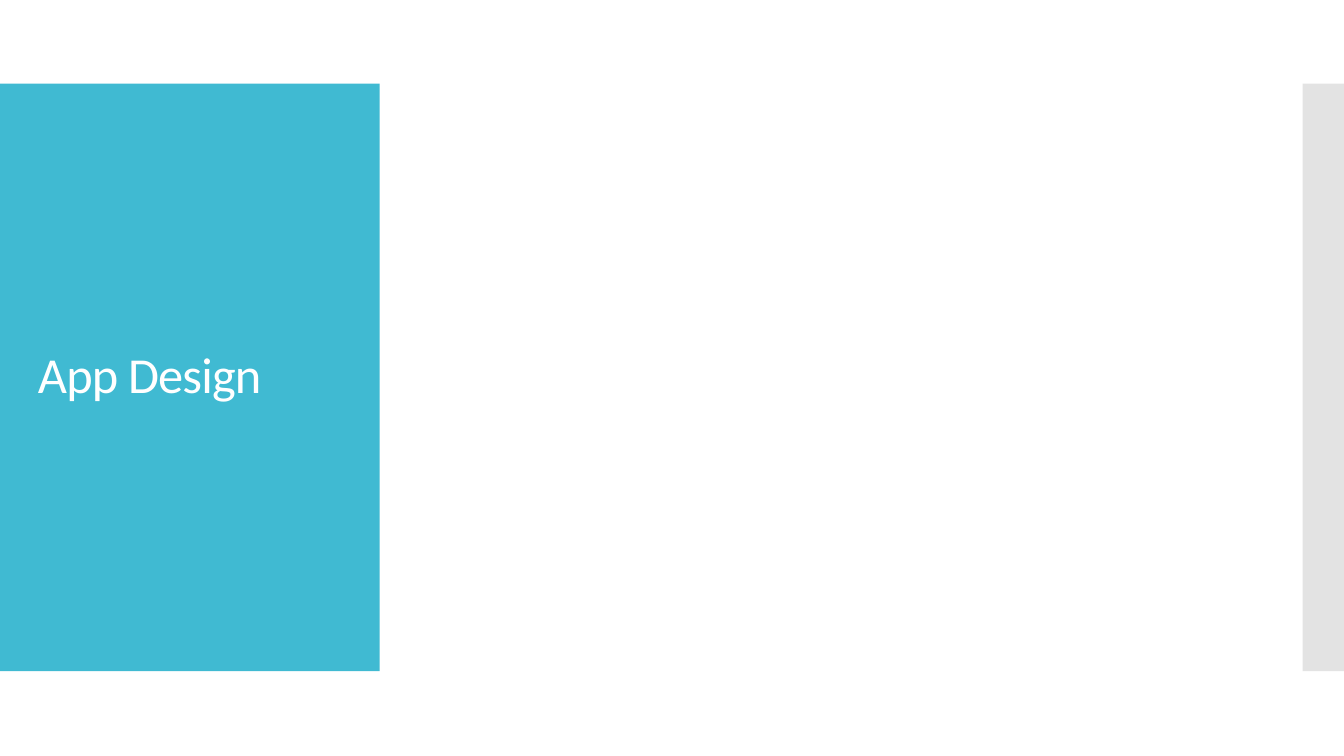
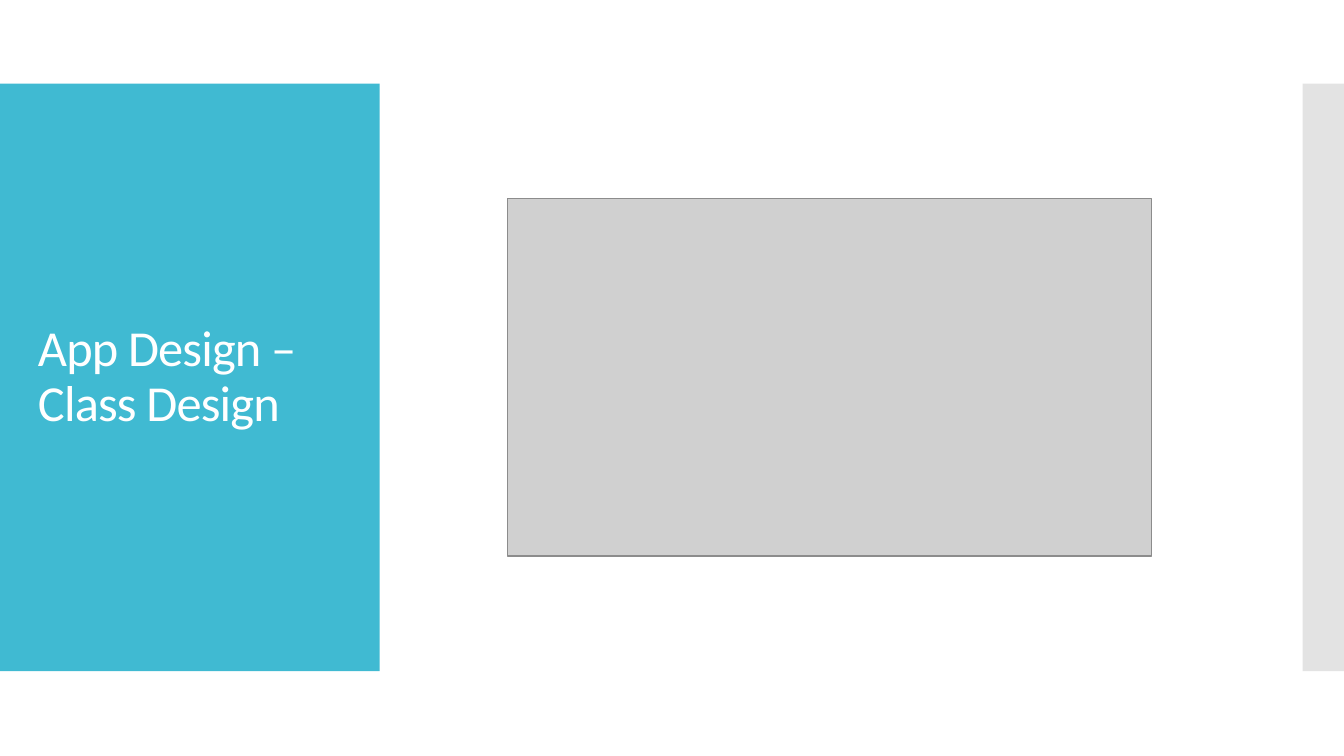
Before and after one commit to AlexanderEDavis/MobileandWebTechnologiesCoursework-TaskMaster, a slide deck: slide 5 of Coursework Presentation.pptx. Drawn at 1344x756 pixels with LibreOffice and Linux fonts; fonts in the diff are those of the drawing; grey boxes stand for pictures. Boxes give left, top, right and bottom in pixels: in the first picture for what was removed or moved away, otherwise in the second. Text is boxed around its words. In the diff, an @@ line names an element or a change of style, - is before the commit and + after.

```diff
--- a/Coursework Presentation.pptx
+++ b/Coursework Presentation.pptx
@@ picture added at (x1=507, y1=199, x2=1151, y2=556) @@
@@ title at (x1=38, y1=331, x2=279, y2=430): text changed @@
-App Design
+App Design – Class Design
```
Also in this commit, not shown: 1 other slide changed, 2 other files.
